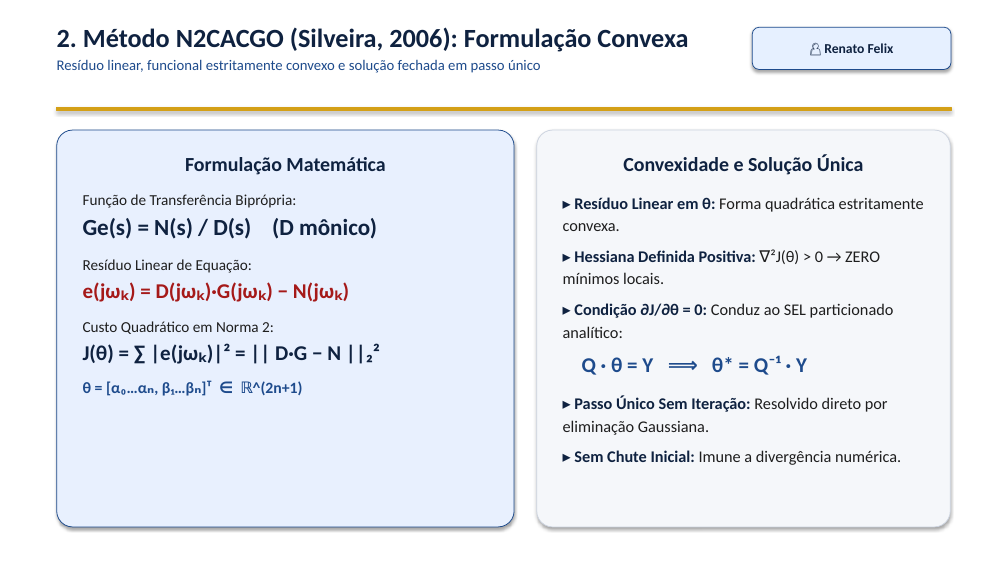
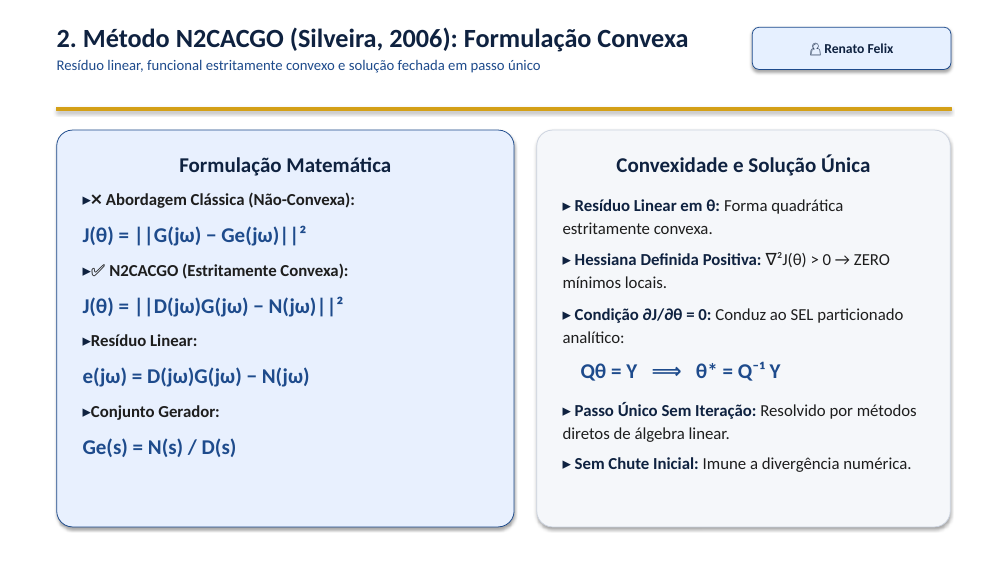
Before and after one commit to VPariz/masd-identificacao-n2cacgo, a slide deck: slide 3 of apresentacao/apresentacao_MASD_N2CACGO_IME.pptx. Drawn at 1008x567 pixels with LibreOffice and Linux fonts; fonts in the diff are those of the drawing. Boxes give left, top, right and bottom in pixels: in the first picture for what was removed or moved away, otherwise in the second. Text is boxed around its words. In the diff, an @@ line names an element or a change of style, - is before the commit and + after.

```diff
--- a/apresentacao/apresentacao_MASD_N2CACGO_IME.pptx
+++ b/apresentacao/apresentacao_MASD_N2CACGO_IME.pptx
@@ text in rounded rectangle at [179,157,391,176]: size 19 to 20 pt in "Formulação Matemática" @@
@@ text in rounded rectangle at [563,154,911,472]: size 19 to 20 pt in "Convexidade e Solução Única"; size 15.5 to 16 pt in "▸ Resíduo Linear em θ: Forma quadrática ...", "▸ Hessiana Definida Positiva: ∇²J(θ) > 0 ...", "▸ Condição ∂J/∂θ = 0: Conduz ao ...", "▸ Sem Chute Inicial: Imune a divergência ..." @@
@@ text in rounded rectangle at [83,192,355,457]: text changed; size 14.5 to 16 pt @@
-Função de Transferência Biprópria:
-Ge(s) = N(s) / D(s) (D mônico)
-Resíduo Linear de Equação:
-e(jωₖ) = D(jωₖ)·G(jωₖ) − N(jωₖ)
-Custo Quadrático em Norma 2:
-J(θ) = ∑ |e(jωₖ)|² = || D·G − N ||₂²
-θ = [α₀…αₙ, β₁…βₙ]ᵀ ∈ ℝ^(2n+1)
+▸❌ Abordagem Clássica (Não-Convexa):
+J(θ) = ||G(jω) − Ge(jω)||²
+▸✅ N2CACGO (Estritamente Convexa):
+J(θ) = ||D(jω)G(jω) − N(jω)||²
+▸Resíduo Linear:
+e(jω) = D(jω)G(jω) − N(jω)
+▸Conjunto Gerador:
+Ge(s) = N(s) / D(s)
@@ text in rounded rectangle at [563,361,917,442]: text changed; size 15.5 to 16 pt @@
-Q · θ = Y ⟹ θ* = Q⁻¹ · Y
-▸ Passo Único Sem Iteração: Resolvido direto por eliminação Gaussiana.
+Qθ = Y ⟹ θ* = Q⁻¹ Y
+▸ Passo Único Sem Iteração: Resolvido por métodos diretos de álgebra linear.
```
Also in this commit, not shown: 2 other slides changed, 8 other files.
